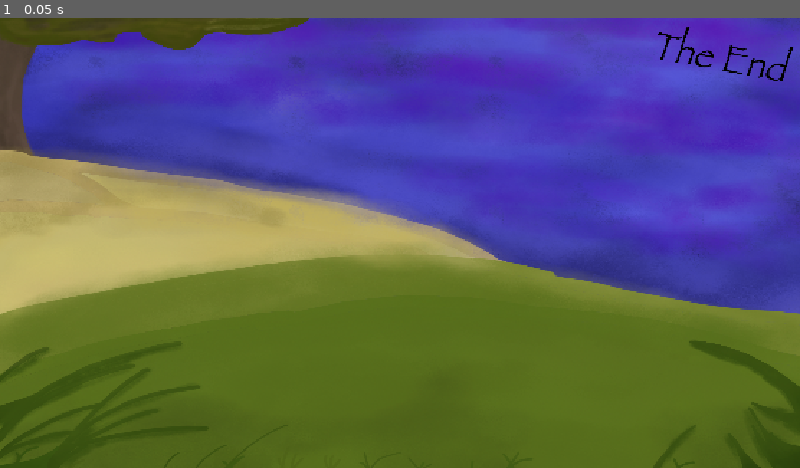
Above: before the commit, frame 1.
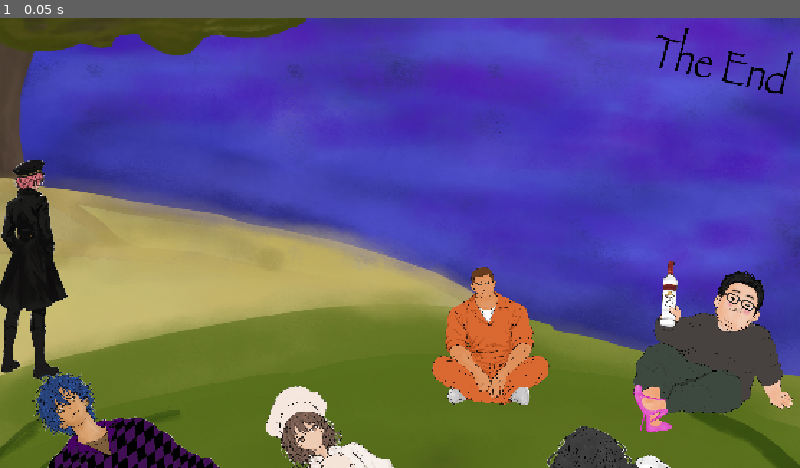
Above: after the commit, the same moment.

Repository: UnZzz/airlock
Game: Godot game, scene res://scene_system/EndScreen.tscn
Two runs of this game, one before a commit and one after it. Both use one fixed random seed, a clock stepped at 60 frames per second and the inputs below. This scene is started directly instead of the project's main scene.
Inputs:
- Up to frame 1 (0.05 s): no input

The runs differ from the first frame. In frame 1, 39% of the frame differs, in the area x 0-100%, y 0-100%.

Commit message:
Finished end screen

Diff:
--- a/scene_system/EndScreen.tscn
+++ b/scene_system/EndScreen.tscn
@@ -1,9 +1,75 @@
 [gd_scene format=3 uid="uid://ndowh3y8m5j5"]
 
 [ext_resource type="Texture2D" uid="uid://p4lkbep05hbk" path="res://scene_system/backgrounds/EndScreen.PNG" id="1_v6d4x"]
+[ext_resource type="Texture2D" uid="uid://de3bl0wxb0roy" path="res://character/1_4.png" id="2_js603"]
+[ext_resource type="Texture2D" uid="uid://dquc1fsa5obaf" path="res://character/5-1.png" id="3_bpn4j"]
+[ext_resource type="Texture2D" uid="uid://sh20pp3uyjgr" path="res://character/3_4.png" id="4_nw0d4"]
+[ext_resource type="Texture2D" uid="uid://dsguwal1m11we" path="res://character/4_4.png" id="5_iu7he"]
+[ext_resource type="Texture2D" uid="uid://cwl4th6fc05uu" path="res://character/josan.png" id="6_phtlq"]
+[ext_resource type="Texture2D" uid="uid://ddufq4ytsguqp" path="res://character/2_4.png" id="7_vfgwb"]
 
-[node name="TextureRect" type="TextureRect" unique_id=238943700]
-offset_right = 1152.0
-offset_bottom = 648.0
+[node name="Node" type="Node" unique_id=638350251]
+
+[node name="TextureRect" type="TextureRect" parent="." unique_id=1563639077]
+offset_left = -3.0
+offset_top = -0.99999905
+offset_right = 37.0
+offset_bottom = 39.0
+scale = Vector2(28.849873, 26.200447)
 texture = ExtResource("1_v6d4x")
 expand_mode = 1
+stretch_mode = 4
+
+[node name="TextureRect2" type="TextureRect" parent="." unique_id=1342372363]
+offset_left = 537.0
+offset_top = 285.0
+offset_right = 577.0
+offset_bottom = 325.0
+scale = Vector2(9.060328, 6.792561)
+texture = ExtResource("2_js603")
+expand_mode = 1
+
+[node name="TextureRect3" type="TextureRect" parent="." unique_id=1046149136]
+offset_left = -1.9999999
+offset_top = 192.0
+offset_right = 38.0
+offset_bottom = 232.0
+scale = Vector2(2.545525, 8.221853)
+texture = ExtResource("3_bpn4j")
+expand_mode = 1
+
+[node name="TextureRect4" type="TextureRect" parent="." unique_id=1838391608]
+offset_left = 298.0
+offset_top = 501.37485
+offset_right = 338.0
+offset_bottom = 541.3749
+rotation = -0.100011736
+scale = Vector2(9.831857, 7.9376564)
+texture = ExtResource("4_nw0d4")
+expand_mode = 2
+
+[node name="TextureRect5" type="TextureRect" parent="." unique_id=412791455]
+offset_left = 745.00006
+offset_top = 523.00006
+offset_right = 785.00006
+offset_bottom = 563.00006
+scale = Vector2(10.250745, 6.333299)
+texture = ExtResource("5_iu7he")
+expand_mode = 1
+
+[node name="TextureRect6" type="TextureRect" parent="." unique_id=931753247]
+offset_left = 911.0
+offset_top = 350.0
+offset_right = 1950.0
+offset_bottom = 1309.0
+scale = Vector2(0.2226322, 0.25673047)
+texture = ExtResource("6_phtlq")
+
+[node name="TextureRect7" type="TextureRect" parent="." unique_id=493672618]
+offset_left = -42.0
+offset_top = 406.37494
+offset_right = 2006.0
+offset_bottom = 1942.375
+rotation = -0.18411663
+scale = Vector2(0.24103568, 0.28401428)
+texture = ExtResource("7_vfgwb")
--- a/start/StartScreen.tscn
+++ b/start/StartScreen.tscn
@@ -151,3 +151,136 @@
 [node name="HoverSFX" type="AudioStreamPlayer2D" parent="." unique_id=392358252]
 stream = ExtResource("3_8v406")
 volume_db = 5.117
+
+[node name="GuidePanel" type="VBoxContainer" parent="." unique_id=221990614]
+layout_mode = 0
+offset_left = -2.0
+offset_right = 38.0
+offset_bottom = 40.0
+scale = Vector2(1.002491, 1)
+
+[node name="GuideTitle" type="Label" parent="GuidePanel" unique_id=767478733]
+layout_mode = 2
+text = "WEWEWEWEWEW"
+
+[node name="GuideText" type="RichTextLabel" parent="GuidePanel" unique_id=99720618]
+layout_mode = 2
+text = "# Main Mechanics
+
+## Food Rationing
+
+Food must be rationed carefully to keep the crew alive.
+
+- If a crew member goes **3 days without food**, they die.
+- If **any crew member dies from natural causes**, the game ends.
+  - You are the captain — it is your responsibility to keep your crew alive.
+
+---
+
+## Health System
+
+**Mouthwash** is the main medical resource used to treat sickness and injuries.
+
+### Injury Stages
+
+**Healthy → Injured → Critical → Death**
+
+- Injuries can worsen over time if they are not treated.
+- Mouthwash can stabilize a **Critical** crew member back to **Injured**.
+- Regular crew members cannot be fully healed with mouthwash alone.
+
+---
+
+## Eviction — Airlock Day
+
+Every **7 days**, an **Airlock Day** occurs.
+
+- On Airlock Day, you may choose to evict one crew member.
+- The chosen crew member must have been **sedated beforehand**.
+- Sedatives must be secretly added to that crew member's food on a previous day.
+- If they are not sedated, they cannot be safely evicted.
+
+---
+
+# Crew Members
+
+## Criminal
+
+### Loyalty
+
+The Criminal has a **Loyalty Value**.
+
+- Loyalty can increase or decrease depending on your decisions.
+- Arguments may occur between the Criminal and other crew members.
+- Taking the Criminal's side can increase loyalty.
+- Going against the Criminal can decrease loyalty.
+- Reaching maximum loyalty unlocks the Criminal's special ability.
+
+### Special Ability — Intimidate
+
+**Intimidate** allows the Criminal to force other crew members to complete tasks.
+
+- Forced tasks do not require their normal resource cost.
+- This can make difficult or expensive tasks easier to complete.
+
+### Mutiny Risk
+
+Once **Intimidate** has been unlocked, the Criminal becomes much more dangerous.
+
+If the Criminal's Loyalty ever reaches **0**:
+
+**GAME OVER — Mutiny Assassination**
+
+The Criminal assassinates the captain and takes control of the ship.
+
+---
+
+## Engineer
+
+The Engineer specializes in **repairs, technical problems, and exploration**.
+
+- Provides better results during events involving ship repairs or machinery.
+- May also be more effective when sent on exploration missions.
+
+### Negotiation
+
+The Engineer can provide stronger rewards or better outcomes when assigned to certain tasks.
+
+However:
+
+- The Engineer may request specific items or resources before agreeing to complete the task.
+- You must decide whether the potential reward is worth the cost.
+
+---
+
+## Doctor
+
+The Doctor specializes in treating injured crew members.
+
+### Medical Treatment
+
+- The Doctor can fully heal an **Injured** crew member for **2 Mouthwash**.
+- The healed crew member returns to **Healthy**.
+- Their previous injury will no longer worsen.
+- They can still become injured again from future events.
+
+---
+
+## Chef
+
+The Chef specializes in managing the crew's food supply.
+
+### Passive Ability — Food Efficiency
+
+- Reduces the ship's overall food consumption.
+- Makes food supplies last longer throughout the journey.
+
+### Airlock Ability — Sedated Meal
+
+Before an Airlock Day, the Chef can add **sedatives** to a crew member's food.
+
+- The sedated crew member becomes eligible for eviction on the next Airlock Day.
+- This allows the captain to remove dangerous or unwanted crew members."
+
+[node name="BackButton" type="Button" parent="GuidePanel" unique_id=1658550012]
+layout_mode = 2
--- a/start/start_screen.gd
+++ b/start/start_screen.gd
@@ -14,6 +14,9 @@
 @onready var quit_button : Button = $Menu/QuitButton
 @onready var fade : ColorRect = $Fade
 @onready var hover_sfx: AudioStreamPlayer2D = $HoverSFX
+@onready var menu : Control = $Menu
+@onready var guide_panel : Control = $GuidePanel
+@onready var back_button : Button = $GuidePanel/BackButton
 
 var leaving : bool = false
 
@@ -23,6 +26,10 @@
 	start_button.pressed.connect(_on_start)
 	language_button.pressed.connect(_on_language)
 	quit_button.pressed.connect(_on_quit)
+	guide_panel.visible = false
+
+	back_button.pressed.connect(_on_guide_back)
+	back_button.mouse_entered.connect(_on_button_hover)
 	quit_button.visible = not OS.has_feature("web")
 	resized.connect(_fit_background)
 	_fit_background()
@@ -43,11 +50,9 @@
 	language_button.text = Journal.text("ui_language")
 	quit_button.text = Journal.text("ui_quit")
 
-
 func _on_language() -> void:
 	Journal.set_language(Journal.next_language())
 	_refresh_text()
-
 
 func _fit_background() -> void:
 	var texture_size : Vector2 = background.texture.get_size()
@@ -66,6 +71,16 @@
 	tween.tween_property(fade, "color:a", 1.0, fade_out_time)
 	tween.tween_callback(get_tree().change_scene_to_file.bind(GAME_SCENE_PATH))
 
+func _on_guide() -> void:
+	menu.visible = false
+	guide_panel.visible = true
+	back_button.grab_focus()
+
+func _on_guide_back() -> void:
+	guide_panel.visible = false
+	menu.visible = true
+	guide_button.grab_focus()
+
 func _on_button_hover() -> void:
 	hover_sfx.play()
 
Binary file added: character/1_4.png
Not shown, added: character/1_4.png.import
Binary file added: character/2_4.png
Not shown, added: character/2_4.png.import
Binary file added: character/3_4.png
Not shown, added: character/3_4.png.import
Binary file added: character/4_4.png
Not shown, added: character/4_4.png.import
Binary file added: character/5-1.png
Not shown, added: character/5-1.png.import
